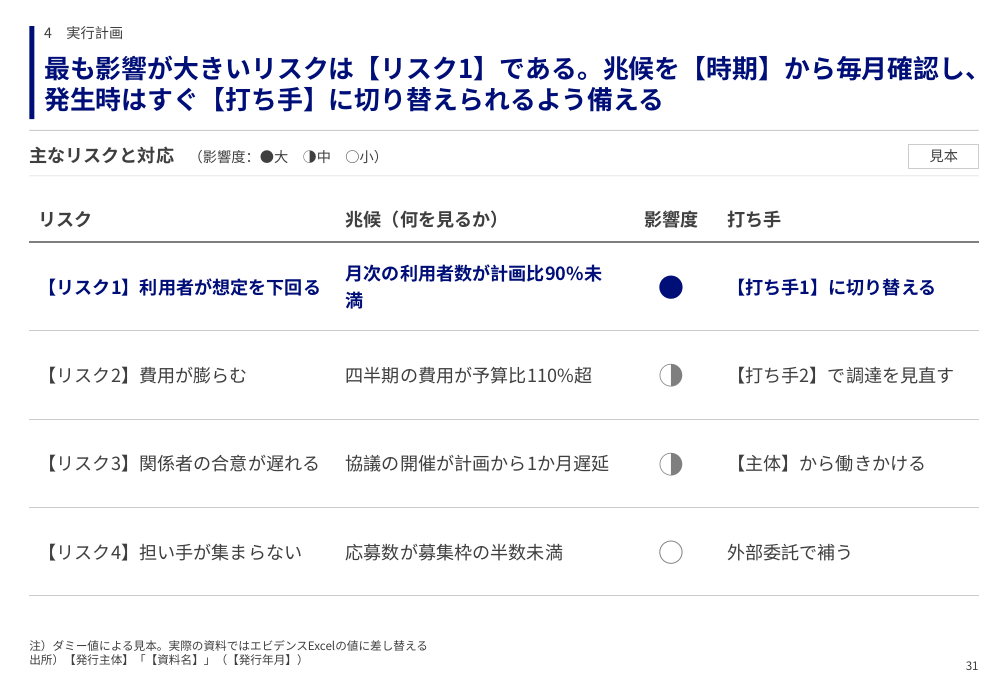
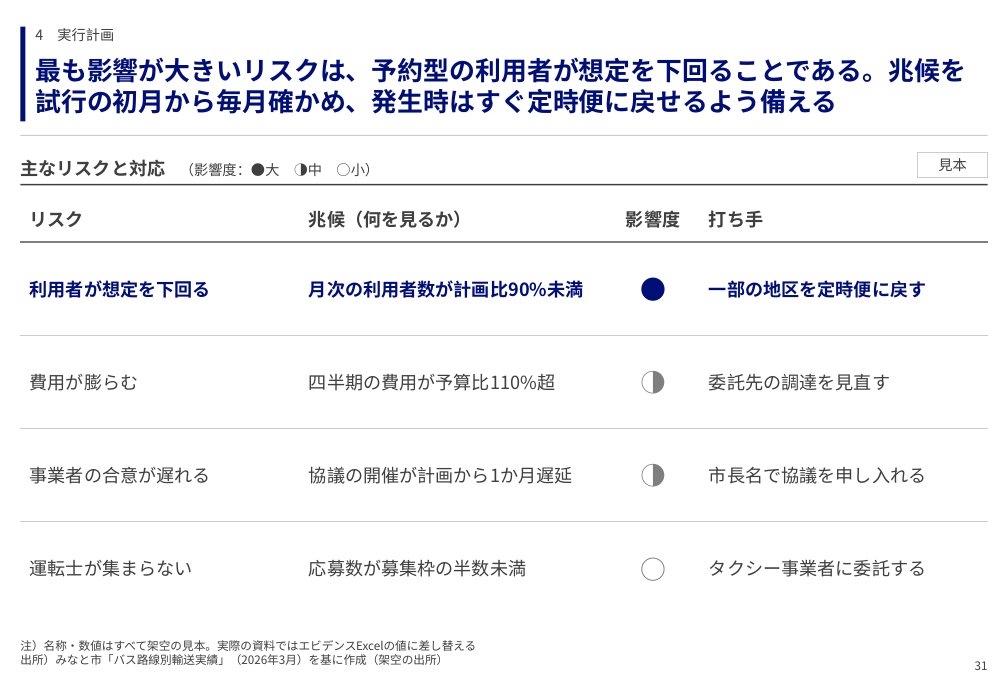
Before and after one commit to GontaHH/slide_builder, a slide deck: slide 31 of patterns/pattern-deck.pptx. Drawn at 1008x698 pixels with LibreOffice and Linux fonts; fonts in the diff are those of the drawing. Boxes give left, top, right and bottom in pixels: in the first picture for what was removed or moved away, otherwise in the second. Text is boxed around its words. In the diff, an @@ line names an element or a change of style, - is before the commit and + after.

```diff
--- a/patterns/pattern-deck.pptx
+++ b/patterns/pattern-deck.pptx
@@ rectangle: place and size @@
-rectangle at box(30, 26, 35, 119)
+rectangle at box(20, 27, 26, 122)
@@ text "4 実行計画": place and size @@
-text "4 実行計画" at box(44, 26, 123, 39)
+text "4 実行計画" at box(35, 28, 114, 41)
@@ text at box(35, 58, 966, 114): text changed @@
-最も影響が大きいリスクは【リスク1】である。兆候を【時期】から毎月確認し、発生時はすぐ【打ち手】に切り替えられるよう備える
+最も影響が大きいリスクは、予約型の利用者が想定を下回ることである。兆候を試行の初月から毎月確かめ、発生時はすぐ定時便に戻せるよう備える
@@ line moved from (30, 130) - (979, 130) to (20, 136) - (988, 136) @@
@@ text "主なリスクと対応 （影響度：●大 ◑中 ○小）": place and size @@
-text "主なリスクと対応 （影響度：●大 ◑中 ○小）" at box(29, 146, 388, 164)
+text "主なリスクと対応 （影響度：●大 ◑中 ○小）" at box(20, 159, 379, 177)
@@ text "主なリスクと対応 （影響度：●大 ◑中 ○小）" at box(20, 159, 379, 177): vertical alignment top to bottom @@
@@ rectangle "見本": place and size @@
-rectangle "見本" at box(909, 144, 979, 168)
+rectangle "見本" at box(918, 153, 988, 177)
@@ table at box(20, 195, 988, 581) @@
-row 2, column 1: 【リスク1】利用者が想定を下回る
+row 2, column 1: 利用者が想定を下回る
-row 2, column 4: 【打ち手1】に切り替える
+row 2, column 4: 一部の地区を定時便に戻す
-row 3, column 1: 【リスク2】費用が膨らむ
+row 3, column 1: 費用が膨らむ
-row 3, column 4: 【打ち手2】で調達を見直す
+row 3, column 4: 委託先の調達を見直す
-row 4, column 1: 【リスク3】関係者の合意が遅れる
+row 4, column 1: 事業者の合意が遅れる
-row 4, column 4: 【主体】から働きかける
+row 4, column 4: 市長名で協議を申し入れる
-row 5, column 1: 【リスク4】担い手が集まらない
+row 5, column 1: 運転士が集まらない
-row 5, column 4: 外部委託で補う
+row 5, column 4: タクシー事業者に委託する
@@ borders changed @@
@@ table: place and size @@
-table at box(30, 195, 979, 565)
+table at box(20, 195, 988, 581)
@@ line moved from (30, 176) - (979, 176) to (20, 184) - (988, 184) @@
@@ line (20, 184) - (988, 184): stroke #CCCCCC 0.5 pt to #3F3F3F 1.25 pt @@
@@ text at box(20, 640, 476, 665): text changed @@
-注）ダミー値による見本。実際の資料ではエビデンスExcelの値に差し替える
-出所）【発行主体】「【資料名】」（【発行年月】）
+注）名称・数値はすべて架空の見本。実際の資料ではエビデンスExcelの値に差し替える
+出所）みなと市「バス路線別輸送実績」（2026年3月）を基に作成（架空の出所）
@@ text "31": place and size @@
-text "31" at box(966, 661, 979, 670)
+text "31" at box(975, 661, 988, 670)
```
Also in this commit, not shown: 74 other slides changed, 37 slides added, 30 slides removed, 18 other files.
